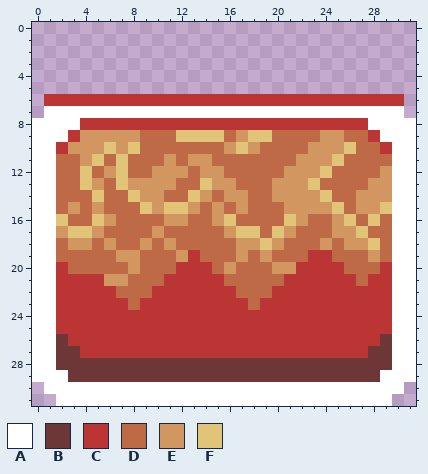
Pixel-art file -- Assets/Sprites/Ground_2.aseprite. Above: the version before the commit.
32x32 pixels, 1 frame.
Palette (. is transparent): A #ffffff  B #6d3737  C #bb3535  D #be6a46  E #d29760  F #e2c479
Pixels before, first column x 0:
 6 .CCCCCCCCCCCCCCCCCCCCCCCCCCCCCC.
 7 .AAAAAAAAAAAAAAAAAAAAAAAAAAAAAA.
 8 AAAACCCCCCCCCCCCCCCCCCCCCCCCAAAA
 9 AAACEEEEEDDDFFFFDEFFDDDDEEDDCAAA
10 AACEEEFEFDDDDDDDEFEDDDDEEEFDDCAA
11 AADDEFDFDDDEDEEDDDDDDDEEEFDDDDAA
12 AADDFDEFDDEEEDEEDDDDDEEEFDDDDEAA
13 AADDFEDFEEEEDDFEEDDDEEEFDDDDEEAA
14 AADDDFDDFEEDDFEDEEDDEEEEFDDEEEAA
15 AADEDEDDDFEFFEDEDEDDDEEEEFDEEFAA
16 AAFDDFEDDDDEEDDEFDDDDFEDDEFDFDAA
17 AAEFFEDDDDEDDDDDEFFDFEDDDEEFDDAA
18 AADEEDEDDEDEDDDDDEEFEDDDEDEEFDAA
19 AADDDDDEEDDDECDDDEDEDDDCCDDDEDAA
20 AACDDDDDEDDDCCCDEDDDEECCCCDDDCAA
21 AACCCCEEDDDCCCCCDDDDDCCCCCCDCCAA
22 AACCCCCDDDCCCCCCCDDDCCCCCCCCCCAA
23 AACCCCCCDCCCCCCCCCDCCCCCCCCCCCAA
24 AACCCCCCCCCCCCCCCCCCCCCCCCCCCCAA
25 AACCCCCCCCCCCCCCCCCCCCCCCCCCCCAA
26 AABCCCCCCCCCCCCCCCCCCCCCCCCCCBAA
27 AABBCCCCCCCCCCCCCCCCCCCCCCCCBBAA
28 AABBBBBBBBBBBBBBBBBBBBBBBBBBBBAA
29 AAABBBBBBBBBBBBBBBBBBBBBBBBBBAAA
30 .AAAAAAAAAAAAAAAAAAAAAAAAAAAAAA.
31 ..AAAAAAAAAAAAAAAAAAAAAAAAAAAA..
After the commit:
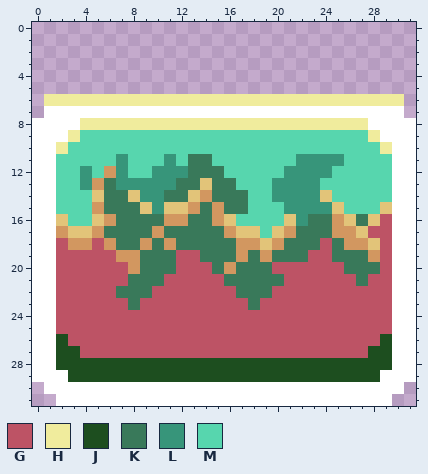
Colours new in this view: G #bd5365  H #f0ec9d  J #1d4e1f  K #39795a  L #37957a  M #57d6ae
Changes in this commit:
Changed rows in their new state; - is an unchanged pixel.
first column x 1:
 6 HHHHHHHHHHHHHHHHHHHHHHHHHHHHHH
 8 ---HHHHHHHHHHHHHHHHHHHHHHHH---
 9 --HMMMMMMMMMMMMMMMMMMMMMMMMH--
10 -HMMMMMMMMMMMMMMMMMMMMMMMMMMH-
11 -MMMMMLMMMLMKKMMMMMMMLLLLMMMM-
12 -MMLM-LMMLLLKKKMMMMMLLLLMMMMM-
13 -MML-KLLLLLKK-KKMMMLLLLMMMMMM-
14 -MMM-KK-LLKK--KKKMMLLLL-MMMMM-
15 -MMM-KKK-L---K-KKMMMLLLL-MMM--
16 --MM--KKKK--KK--MMMM-LKK--K-G-
17 -----KKKK-KKKKK---M--KKK---GG-
18 -G--G-KK-K-KKKKK----KKKGK---G-
19 -GGGGG--KKKGGKKK-K-KKKGGKKK-G-
20 -GGGGGG-KKKGGGK-KKKGGGGGGKKKG-
21 -GGGGGGKKKGGGGGKKKKKGGGGGGKGG-
22 -GGGGGKKKGGGGGGGKKKGGGGGGGGGG-
23 -GGGGGGKGGGGGGGGGKGGGGGGGGGGG-
24 -GGGGGGGGGGGGGGGGGGGGGGGGGGGG-
25 -GGGGGGGGGGGGGGGGGGGGGGGGGGGG-
26 -JGGGGGGGGGGGGGGGGGGGGGGGGGGJ-
27 -JJGGGGGGGGGGGGGGGGGGGGGGGGJJ-
28 -JJJJJJJJJJJJJJJJJJJJJJJJJJJJ-
29 --JJJJJJJJJJJJJJJJJJJJJJJJJJ--
